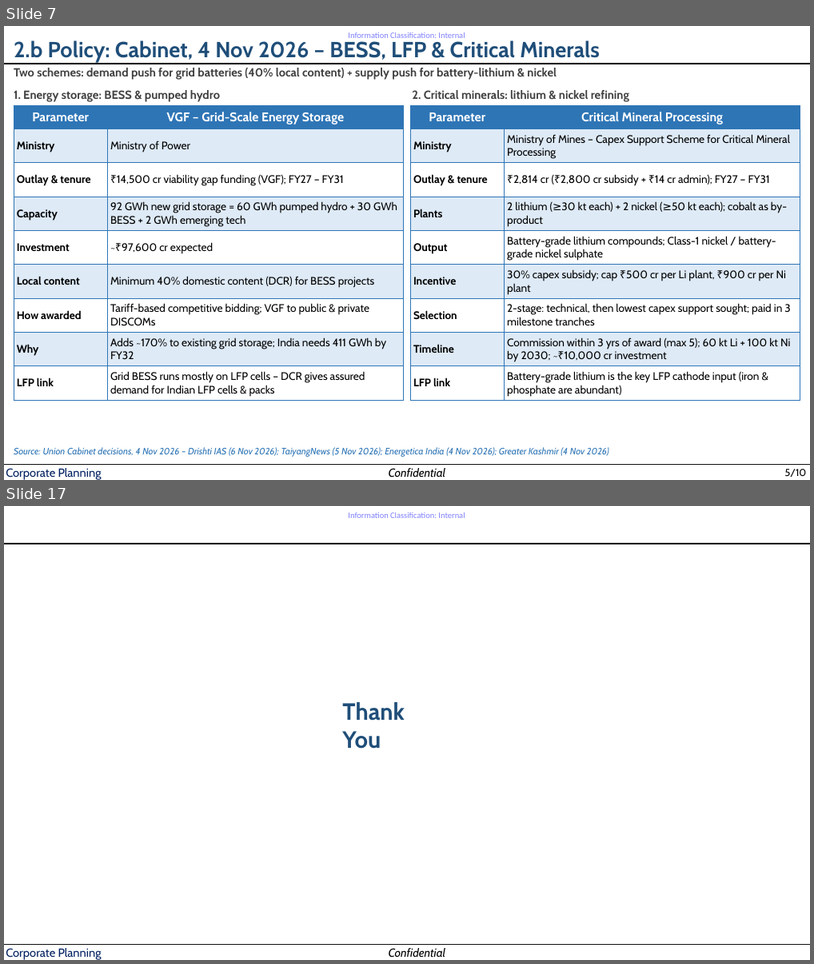
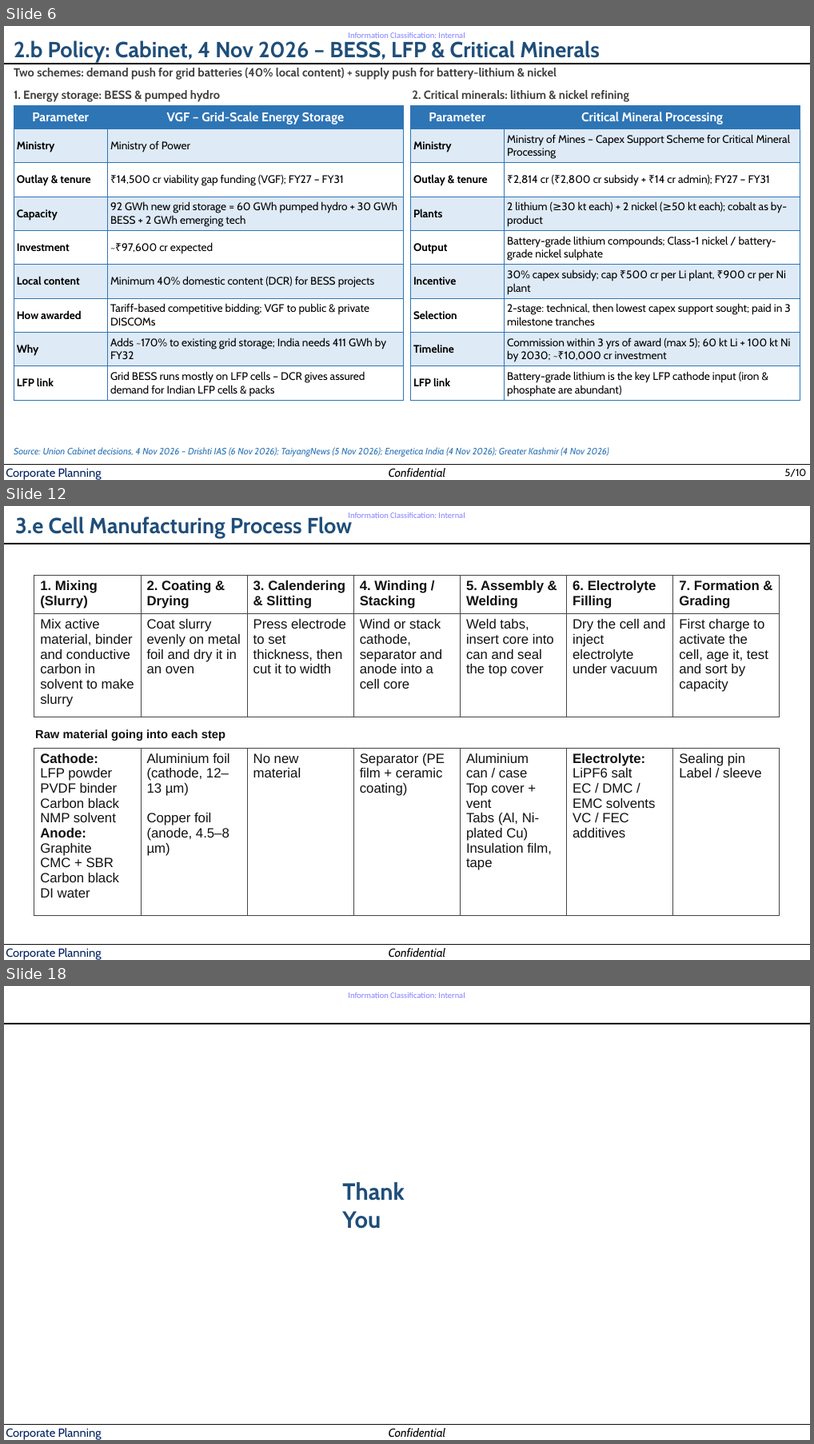
Before and after one commit to Crypto-ashish/bess, a slide deck: EV study 10nov.pptx. Shown one above the other, each under a label of ours: slides 7 and 17 before the commit, slides 6, 12 and 18 after it; the slides between them are not shown. The pictures are 814x964 and 814x1444 pixels, drawn with LibreOffice and Linux fonts; fonts in the diff are those of the drawing. Boxes give left, top, right and bottom in pixels: in the first picture for what was removed or moved away, otherwise in the second. Text is boxed around its words. In the diff, an @@ line names an element or a change of style, - is before the commit and + after.

```diff
--- a/EV study 10nov.pptx
+++ b/EV study 10nov.pptx
@@ slide 12 added at bbox=[4, 506, 810, 960], background #FFFFFF; not listed: 5 template elements that a slide beside it also shows @@
@@ text added at bbox=[15, 515, 352, 538], 26 pt, text #1F4E79, bold @@
+3.e Cell Manufacturing Process Flow
@@ table added at bbox=[34, 576, 779, 716], 2 rows, 7 columns @@
+1. Mixing (Slurry) | 2. Coating & Drying | 3. Calendering & Slitting | 4. Winding / Stacking | 5. Assembly & Welding | 6. Electrolyte Filling | 7. Formation & Grading
+Mix active material, binder and conductive carbon in solvent to make slurry | Coat slurry evenly on metal foil and dry it in an oven | Press electrode to set thickness, then cut it to width | Wind or stack cathode, separator and anode into a cell core | Weld tabs, insert core into can and seal the top cover | Dry the cell and inject electrolyte under vacuum | First charge to activate the cell, age it, test and sort by capacity
@@ text added at bbox=[35, 729, 226, 740], 14 pt, text #111111, bold @@
+Raw material going into each step
@@ table added at bbox=[34, 748, 779, 916], 1 rows, 7 columns @@
+Cathode: / LFP powder / PVDF binder / Carbon black / NMP solvent / Anode: / Graphite / CMC + SBR / Carbon black / DI water | Aluminium foil (cathode, 12–13 µm) / Copper foil (anode, 4.5–8 µm) | No new material | Separator (PE film + ceramic coating) | Aluminium can / case / Top cover + vent / Tabs (Al, Ni-plated Cu) / Insulation film, tape | Electrolyte: / LiPF6 salt / EC / DMC / EMC solvents / VC / FEC additives | Sealing pin / Label / sleeve
@@ what was slide 7 is now slide 6 @@
@@ what was slide 17 is now slide 18 @@
```
Also in this commit, not shown: 3 slides changed, 2 other slides added, 2 slides removed.
